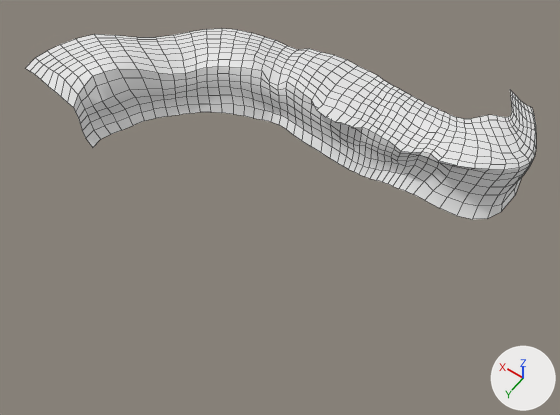
A saved change to the FBX model Summer2025-Study1/Assets/Terrain/models/cliff_end.fbx.
The view is the same before and after, from a 50 mm lens placed at (-49.6, 100.5, 125.2), pointed at (11.4, 15.1, -9.1). Arrows for +X, +Y and +Z are at lower right; the lights stay in place. The older version comes first. Mesh edges are drawn as thin lines. Materials are left out; every surface is plain grey.

Objects in the first picture: 'cliff end'.
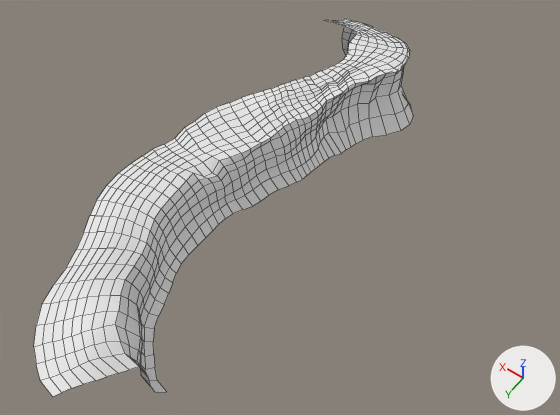
The change, as a list of edits to the scene's bpy script:
```text
Change me_plane_048:
    used by ob_cliff_end; location = (0.0, 0.0, 0.0)
    remove me_plane_048.from_pydata(...)  # 765 vertices, 700 faces; spans x -29.3..78.6, y -36.5..24.6, z -12.1..4.0
    add me_plane_048.from_pydata(...)  # 765 vertices, 700 faces; spans x -29.2..78.6, y -36.5..24.6, z -14.4..4.0
    me_plane_048 part 1: 460 of 765 vertices moved; they spanned x -29.2..62.4, y -35.5..24.6, z -12.1..2.9 and now span x -29.2..62.4, y -35.5..24.6, z -14.4..2.9; mean shift (0.3, -1.8, -1.1); largest move (-4.8, -7.2, -1.0) -> (-4.1, -14.1, -1.1)
Change ob_cliff_end:
    ob_cliff_end.location: (0.0, 0.0, 0.0) -> (4.9, -3.3, -0.2)
    ob_cliff_end.rotation_euler: (0.0, 0.0, 0.0) -> (0.0, 0.0, 1.168)  # degrees (0, 0, 0) -> degrees (0, 0, 67)
```

Location of each change, [x1, y1, x2, y2] in pixels of the pictures (560 x 415 px; the box of a moved part takes in the faces that stretch with it):
'cliff end', reshaped, moved, turned
    before: [26, 29, 536, 219]
    after: [34, 19, 413, 397]
part 1 of me_plane_048, moved or reshaped
    before: [76, 57, 534, 219]
    after: [125, 27, 413, 392]
